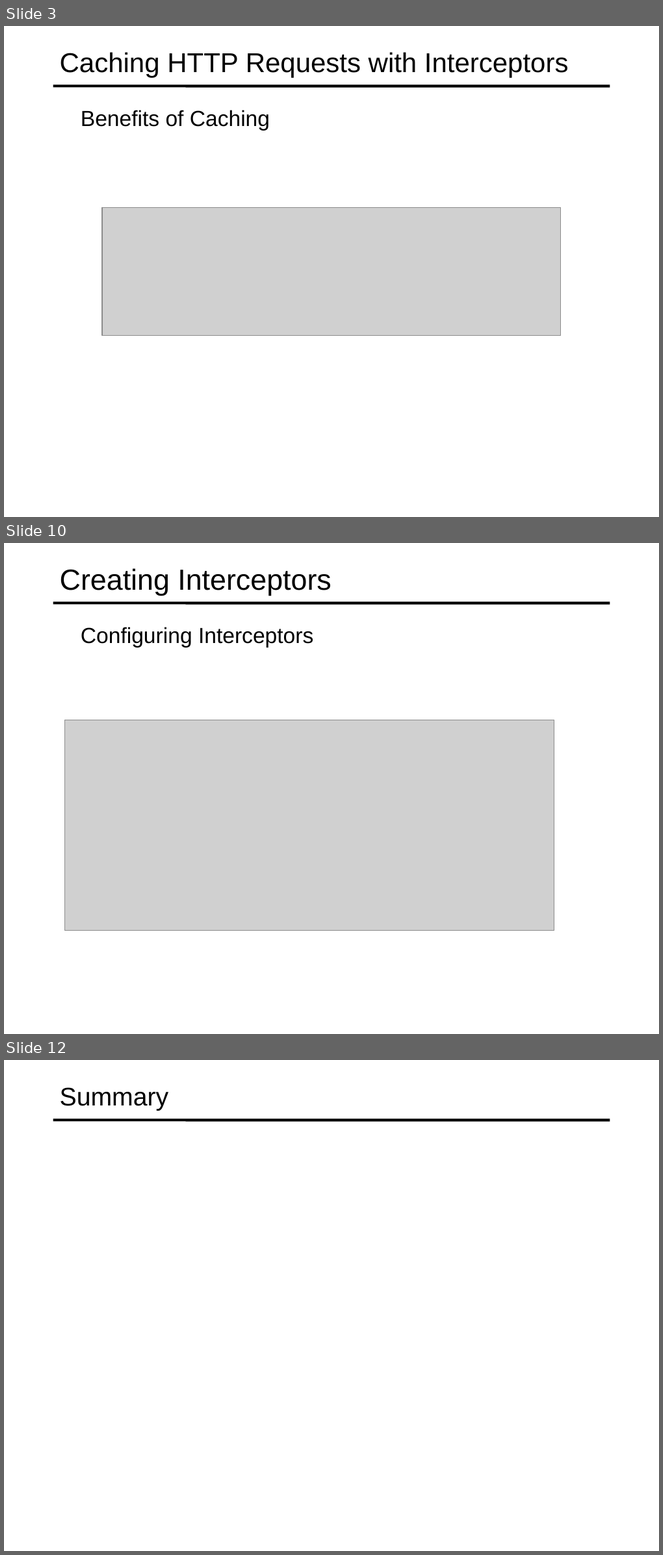
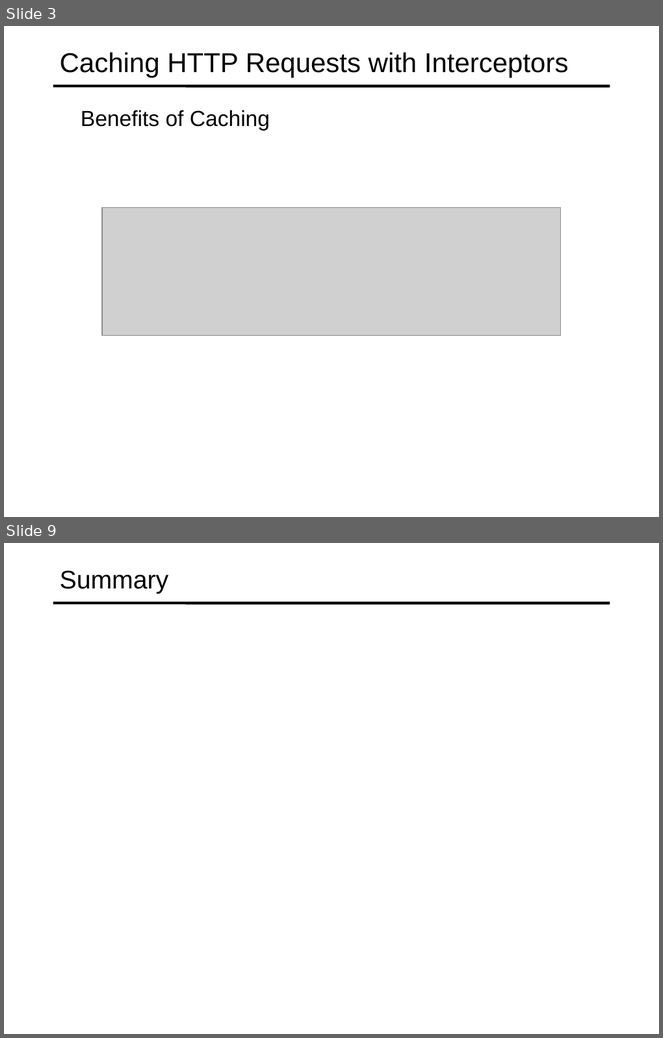
Before and after one commit to specter01wj/Jago_Link_Training, a slide deck: Angular/Angular12/Deep Dive/Angular HTTP Communication/4_Caching_HTTP_Requests_with_Interceptors/L4_Caching_HTTP_Requests_with_Interceptors.ppt. Shown one above the other, each under a label of ours: slides 3, 10 and 12 before the commit, slides 3 and 9 after it; the slides between them are not shown. The pictures are 663x1555 and 663x1038 pixels, drawn with LibreOffice and Linux fonts; fonts in the diff are those of the drawing; grey boxes stand for pictures. Boxes give left, top, right and bottom in pixels: in the first picture for what was removed or moved away, otherwise in the second. Text is boxed around its words. In the diff, an @@ line names an element or a change of style, - is before the commit and + after.

```diff
--- a/Angular/Angular12/Deep Dive/Angular HTTP Communication/4_Caching_HTTP_Requests_with_Interceptors/L4_Caching_HTTP_Requests_with_Interceptors.ppt
+++ b/Angular/Angular12/Deep Dive/Angular HTTP Communication/4_Caching_HTTP_Requests_with_Interceptors/L4_Caching_HTTP_Requests_with_Interceptors.ppt
@@ slide 10 removed at [4, 543, 659, 1034], background #FFFFFF; not listed: 1 template element that a slide beside it also shows @@
@@ title removed at [60, 568, 331, 596] @@
-Creating Interceptors
@@ text removed at [81, 627, 313, 648] @@
-  Configuring Interceptors
@@ picture removed at [65, 720, 555, 930] @@
@@ what was slide 12 is now slide 9 @@
```
Also in this commit, not shown: 5 slides added, 7 other slides removed, 1 other file.
